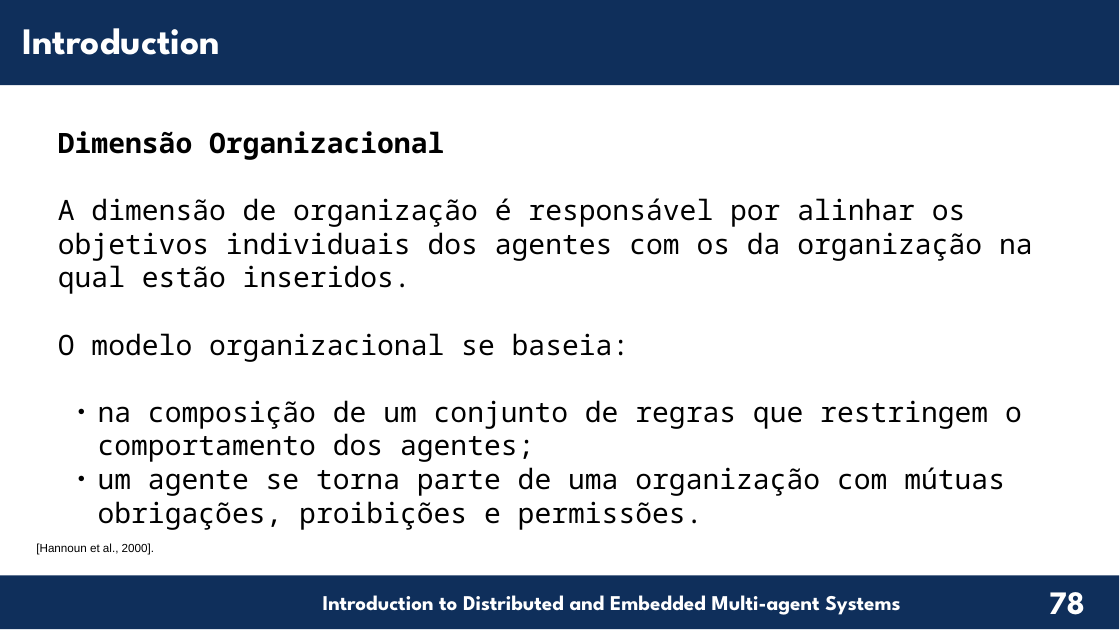
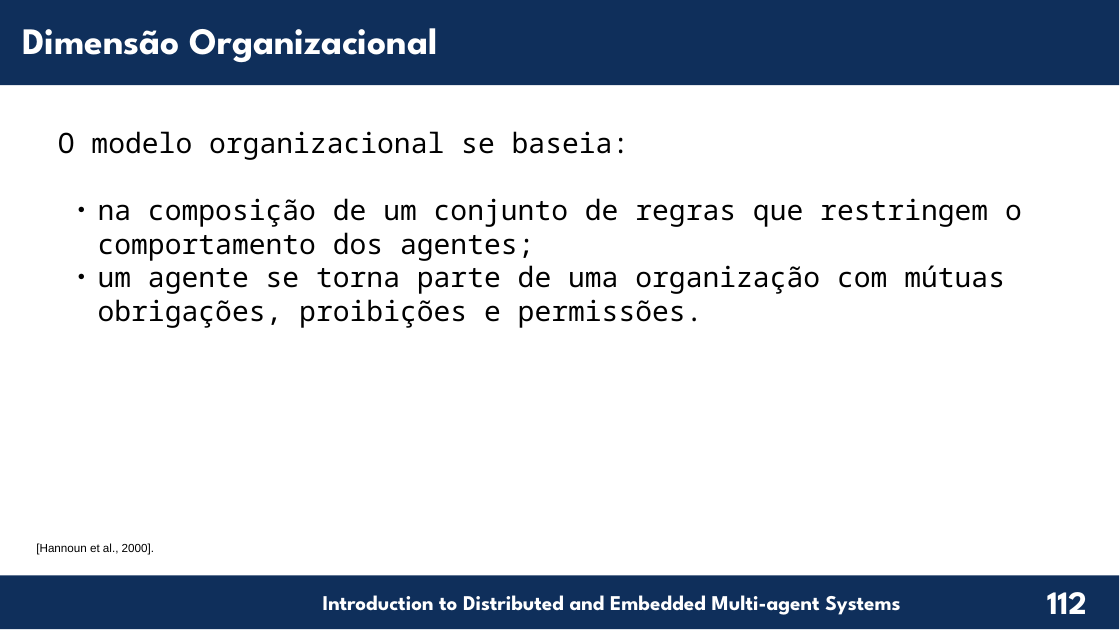
Before and after one commit to chon-group/distributedAndEmbeddedAI, a slide deck: slide 112 of course/02-TheAgentOrientedApproach/TheAgentOrientedApproach_20240217.odp (slide 78 before the commit). Drawn at 1120x630 pixels with LibreOffice and Linux fonts; fonts in the diff are those of the drawing; background and template pictures are left out. Boxes give left, top, right and bottom in pixels: in the first picture for what was removed or moved away, otherwise in the second. Text is boxed around its words. In the diff, an @@ line names an element or a change of style, - is before the commit and + after.

Commit message:
Finished Files of The Agent Oriented Approach Presentation.

```diff
--- a/course/02-TheAgentOrientedApproach/TheAgentOrientedApproach_20240217.odp
+++ b/course/02-TheAgentOrientedApproach/TheAgentOrientedApproach_20240217.odp
@@ text at box(22, 28, 438, 63): text changed @@
-Introduction
+Dimensão Organizacional
@@ text at box(58, 131, 1033, 294): paragraphs removed @@
-Dimensão Organizacional
-A dimensão de organização é responsável por alinhar os objetivos individuais dos agentes com os da organização na qual estão inseridos.
@@ page number at box(1047, 592, 1087, 614): text changed @@
-78
+112
```
Also in this commit, not shown: 21 other slides changed, 42 slides added, 3 slides removed, 1 other file.
